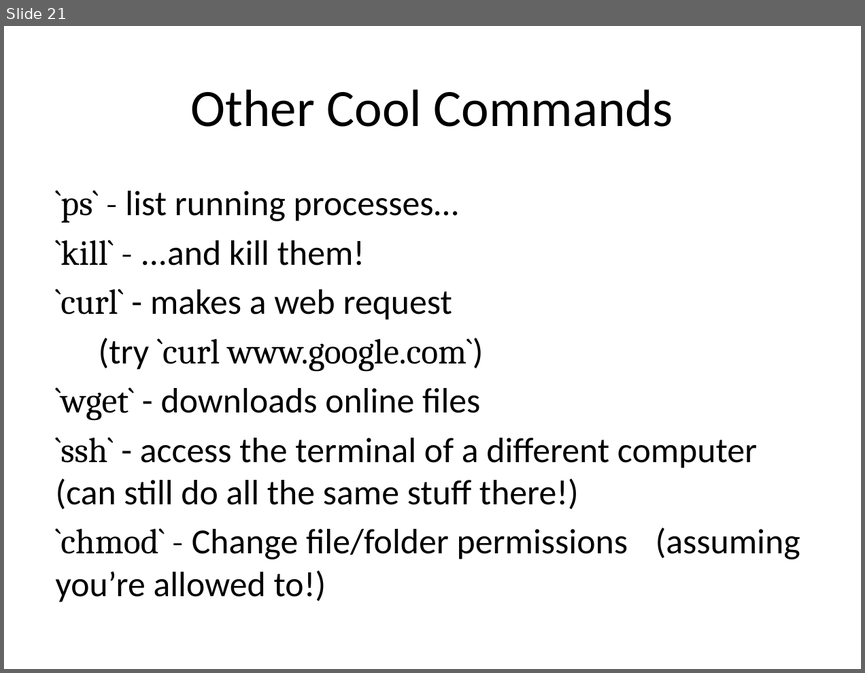
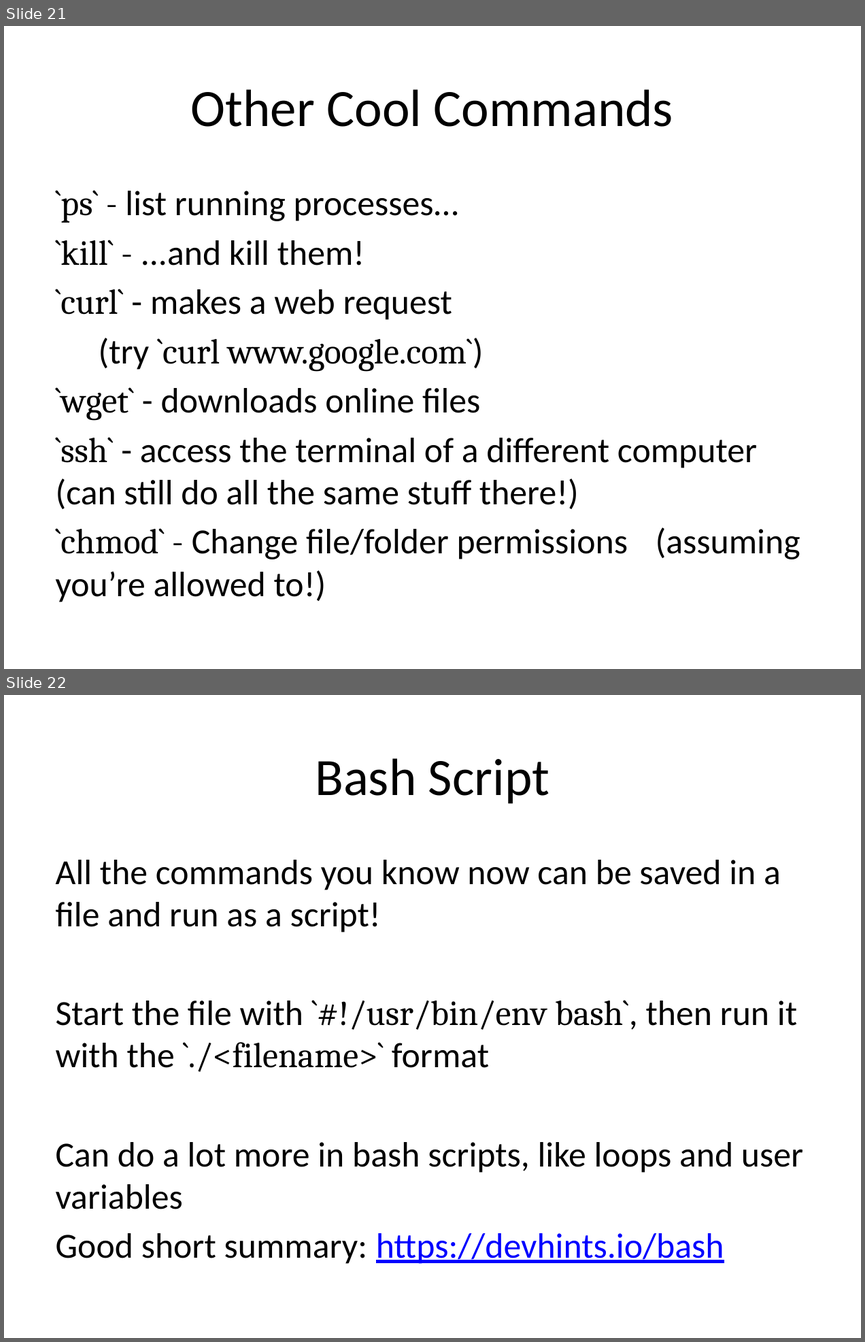
Before and after one commit to robotuw/uw-cse-da-startup, a slide deck: talks/unix.pptx. Shown one above the other, each under a label of ours: slide 21 before the commit, slides 21 and 22 after it. The pictures are 865x673 and 865x1342 pixels, drawn with LibreOffice and Linux fonts; fonts in the diff are those of the drawing. Boxes give left, top, right and bottom in pixels: in the first picture for what was removed or moved away, otherwise in the second. Text is boxed around its words. In the diff, an @@ line names an element or a change of style, - is before the commit and + after.

```diff
--- a/talks/unix.pptx
+++ b/talks/unix.pptx
@@ slide 22 added at bbox=[4, 695, 861, 1338], background #FFFFFF @@
@@ title added at bbox=[315, 758, 549, 804], 44 pt, text #000000 @@
+Bash Script
@@ text added at bbox=[56, 860, 803, 1263], 29.6 pt, text #000000 @@
+All the commands you know now can be saved in a file and run as a script!
+Start the file with `#!/usr/bin/env bash`, then run it with the `./<filename>` format
+Can do a lot more in bash scripts, like loops and user variables
+Good short summary: https://devhints.io/bash
```
Also in this commit, not shown: 1 other slide added, 2 other files.
